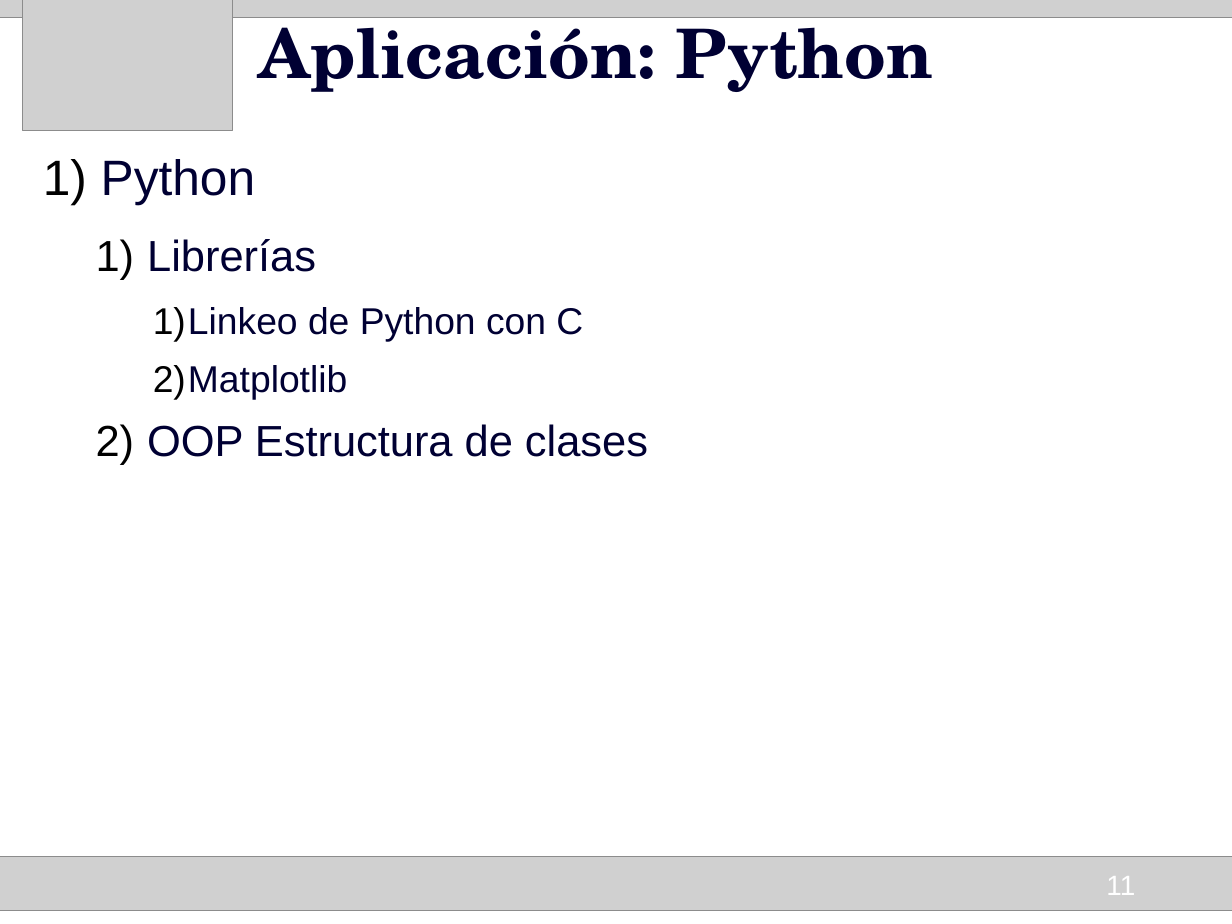
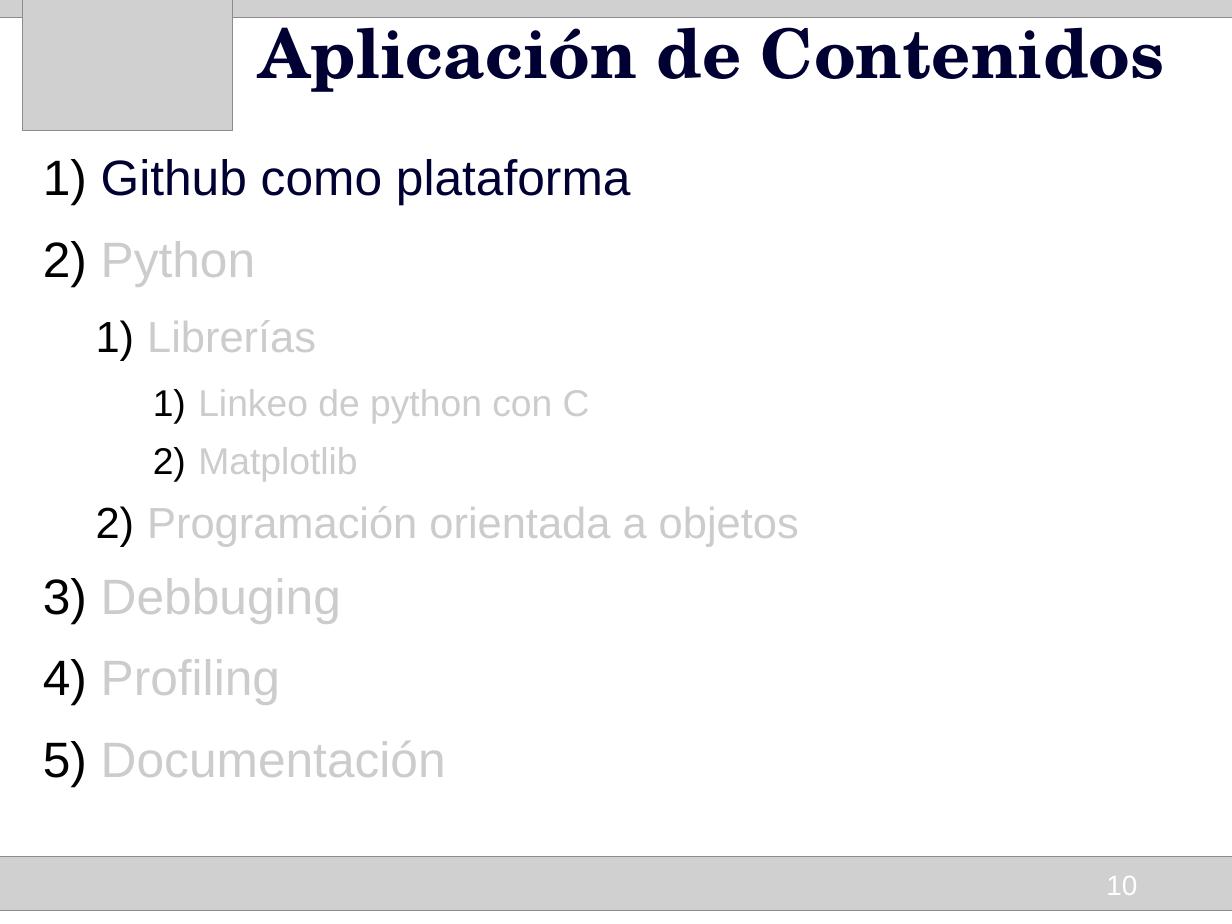
Before and after one commit to HumbertoCelleri/ljmd, a slide deck: slide 10 of presentacion/Presentacion.odp (slide 11 before the commit). Drawn at 1232x924 pixels with LibreOffice and Linux fonts; fonts in the diff are those of the drawing; grey boxes stand for pictures. Boxes give left, top, right and bottom in pixels: in the first picture for what was removed or moved away, otherwise in the second. Text is boxed around its words. In the diff, an @@ line names an element or a change of style, - is before the commit and + after.

```diff
--- a/presentacion/Presentacion.odp
+++ b/presentacion/Presentacion.odp
@@ title at box(259, 9, 1165, 92): text changed @@
-Aplicación: Python
+Aplicación de Contenidos
@@ text at box(101, 159, 631, 205): paragraph added @@
+1) Github como plataforma
@@ text at box(101, 241, 357, 481): text colour #000033 to #CCCCCC in "Python", "Librerías", "Matplotlib" @@
@@ text at box(198, 389, 590, 423): text changed; text colour #000033 to #CCCCCC @@
-    1) Linkeo de Python con C
+    1) Linkeo de python con C
@@ text at box(101, 506, 799, 777): text changed; size 28 to 32 pt; text colour #000033 to #CCCCCC @@
-  2) OOP Estructura de clases
+  2) Programación orientada a objetos
+3) Debbuging
+4) Profiling
+5) Documentación
@@ page number at box(1106, 876, 1137, 895): text changed @@
-11
+10
```
Also in this commit, not shown: 22 other slides changed, 5 slides added, 1 slide removed, 3 other files.
